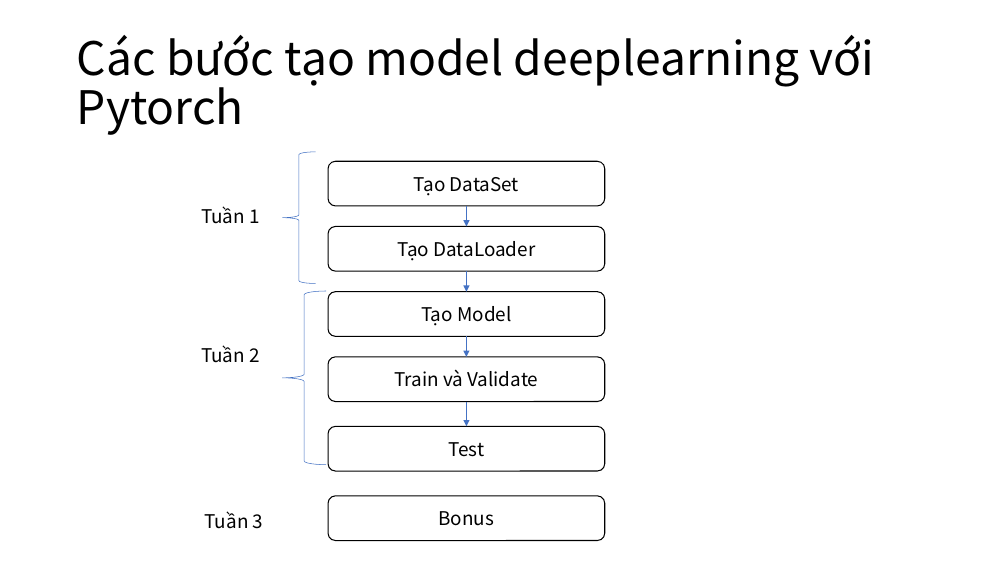
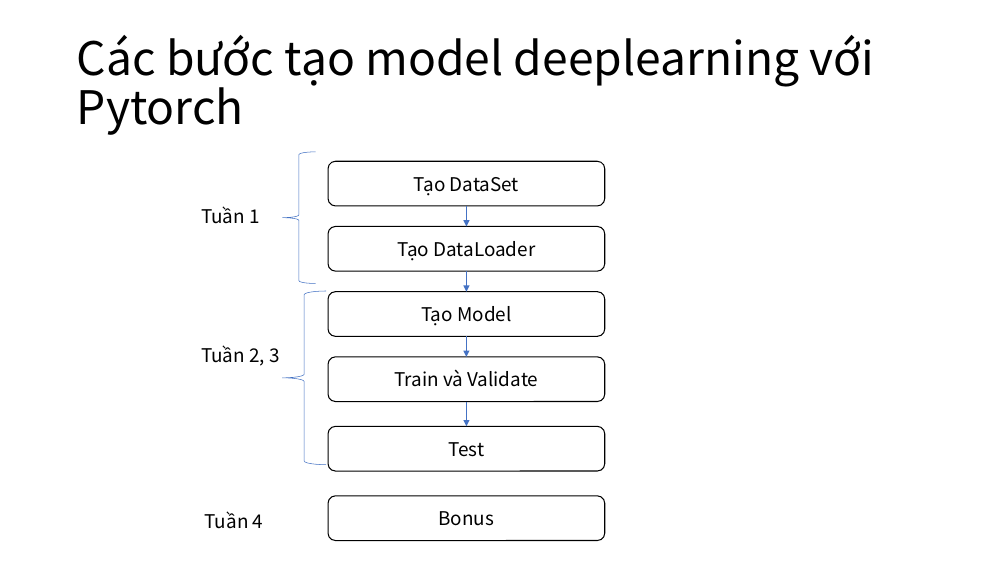
Before and after one commit to makotovnjp/Talent5OpenPose, a slide deck: slide 5 of doc/Talent5OpenPoseWeek1.pptx. Drawn at 1008x567 pixels with LibreOffice and Linux fonts; fonts in the diff are those of the drawing. Boxes give left, top, right and bottom in pixels: in the first picture for what was removed or moved away, otherwise in the second. Text is boxed around its words. In the diff, an @@ line names an element or a change of style, - is before the commit and + after.

```diff
--- a/doc/Talent5OpenPoseWeek1.pptx
+++ b/doc/Talent5OpenPoseWeek1.pptx
@@ text at [201,345,279,366]: text changed @@
-Tuần 2
+Tuần 2, 3
@@ text at [205,511,263,529]: text changed @@
-Tuần 3
+Tuần 4
```
Also in this commit, not shown: 5 other slides changed, 1 slide added, 2 other files.
